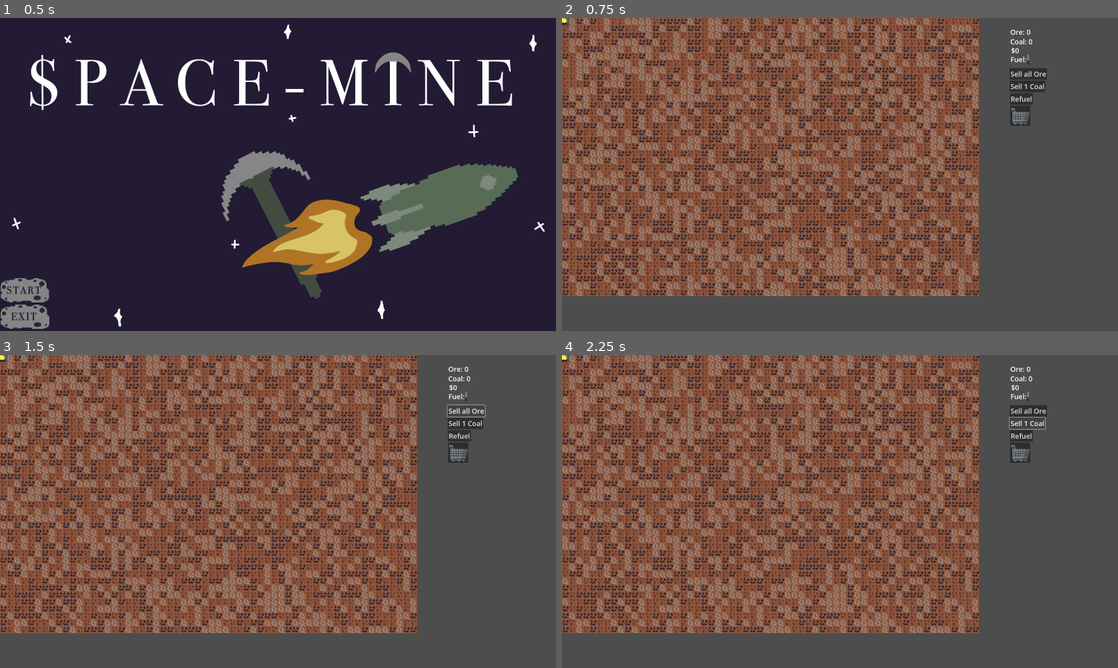
Above: before the commit, frames 1-4 (two rows, left to right).
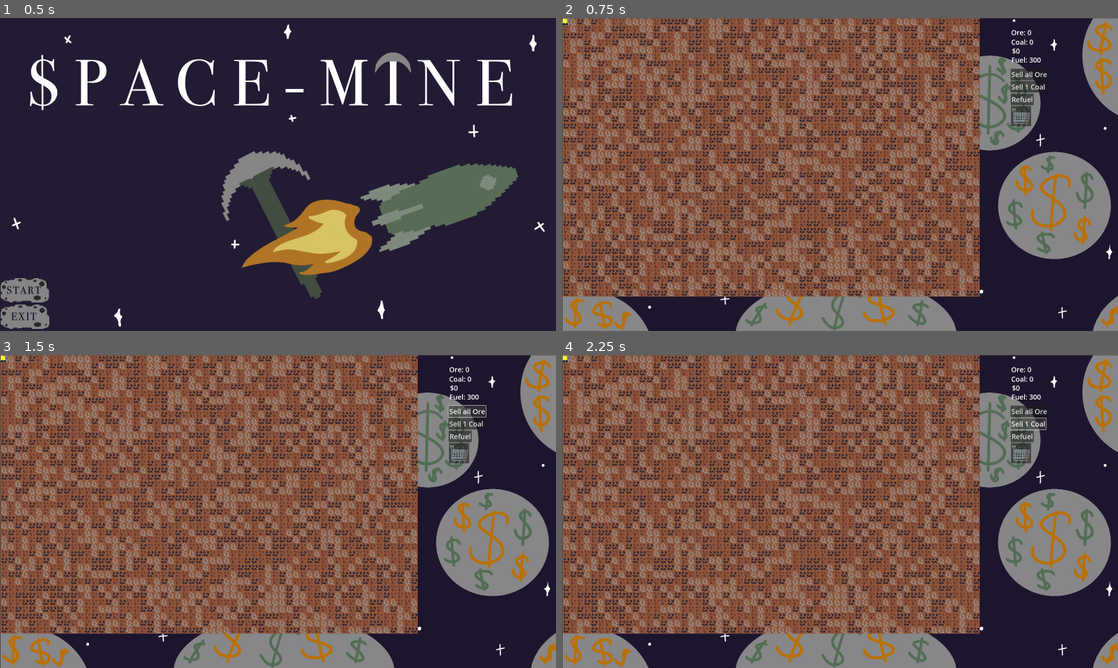
Above: after the commit, the same moments.

Repository: MellifiedRadishes/Space-Mine
Game: Godot game, scene res://main_menu.tscn
Two runs of this game, one before a commit and one after it. Both use one fixed random seed, a clock stepped at 60 frames per second and the inputs below.
Inputs (mouse positions are in pixels of both pictures, inside the frame that each line leads up to):
- Up to frame 1 (0.5 s): no input
- Up to frame 2 (0.75 s): click (584, 290) at 0.5 s
- Up to frame 3 (1.5 s): click "Sell all Ore" at 1.25 s
- Up to frame 4 (2.25 s): click "Sell 1 Coal" at 2 s

Frame 1 is identical in both runs. In frame 2, 59% of the frame differs, in the area x 0-100%, y 0-100%; in frame 3, 59%; in frame 4, 59%.

Commit message:
Background fixed

Diff:
--- a/DemoScene.tscn
+++ b/DemoScene.tscn
@@ -8,9 +8,22 @@
 [ext_resource type="Texture2D" uid="uid://dkhkbcfkcjs2m" path="res://Sprites/cart.png" id="6_exxwc"]
 [ext_resource type="Texture2D" uid="uid://dfqmqa74gxev3" path="res://Sprites/solidfill.png" id="7_8gmij"]
 
-[node name="Node2D" type="Node2D"]
+[node name="Node2D" type="TextureRect"]
+anchors_preset = 15
+anchor_right = 1.0
+anchor_bottom = 1.0
+offset_left = 4.0
+offset_top = 2.0
+offset_right = 4.0
+offset_bottom = 2.0
+grow_horizontal = 2
+grow_vertical = 2
+texture = ExtResource("1_xee4d")
+expand_mode = 3
 
 [node name="TextureRect" type="TextureRect" parent="."]
+layout_mode = 1
+anchors_preset = -1
 offset_left = 1.0
 offset_right = 1.0
 texture = ExtResource("1_xee4d")
@@ -88,7 +101,7 @@
 [node name="FuelText" type="RichTextLabel" parent="."]
 offset_left = 2065.0
 offset_top = 168.0
-offset_right = 2150.0
+offset_right = 2243.0
 offset_bottom = 215.0
 theme_override_font_sizes/normal_font_size = 32
 text = "Fuel:"
--- a/GameOver.tscn
+++ b/GameOver.tscn
@@ -19,11 +19,19 @@
 stretch_mode = 0
 
 [node name="RichTextLabel" type="RichTextLabel" parent="TextureButton"]
-layout_mode = 0
-offset_left = 860.0
-offset_top = 531.0
-offset_right = 1678.0
-offset_bottom = 720.0
+layout_mode = 1
+anchors_preset = 8
+anchor_left = 0.5
+anchor_top = 0.5
+anchor_right = 0.5
+anchor_bottom = 0.5
+offset_left = -899.5
+offset_top = -162.0
+offset_right = 893.5
+offset_bottom = 163.0
+grow_horizontal = 2
+grow_vertical = 2
+theme_override_font_sizes/normal_font_size = 50
 bbcode_enabled = true
 text = "[center]You made $
 
